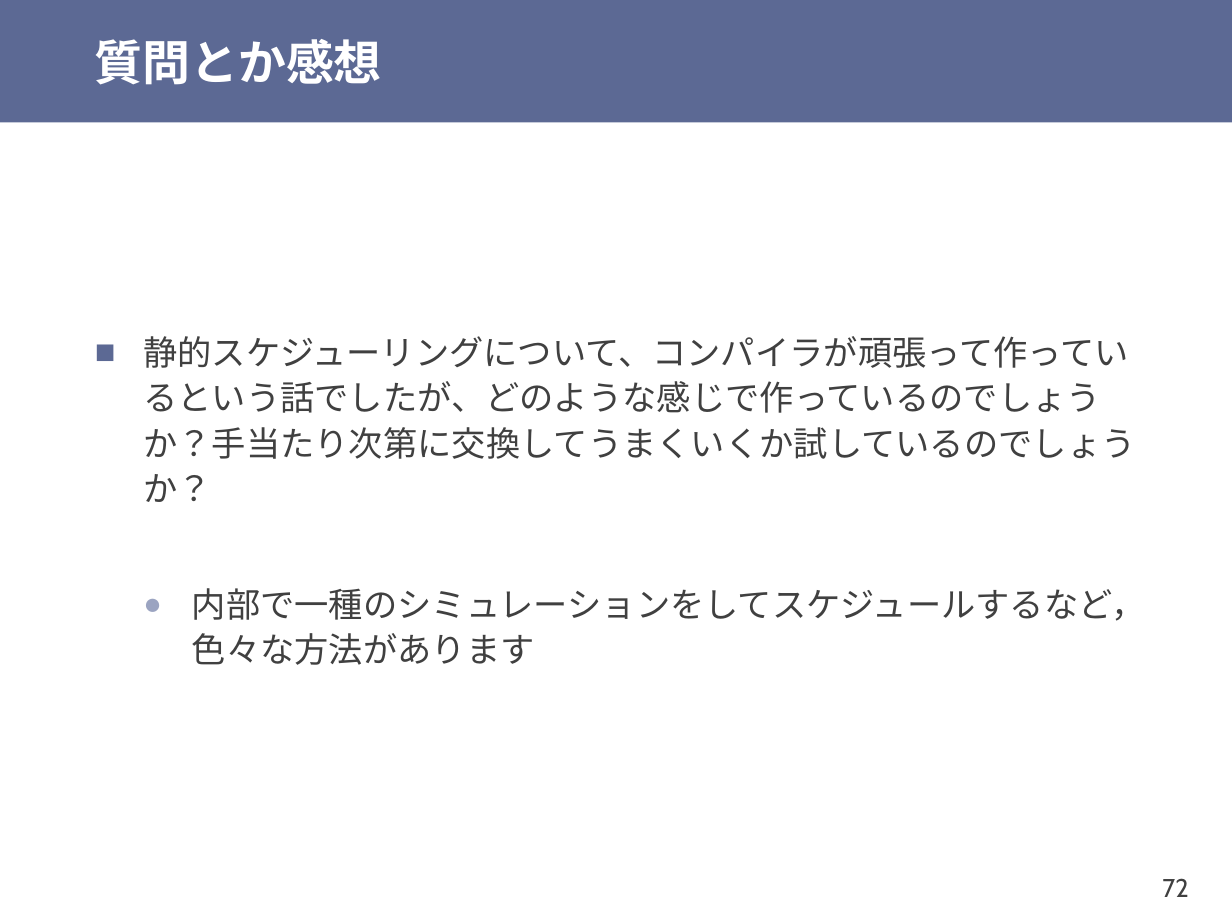
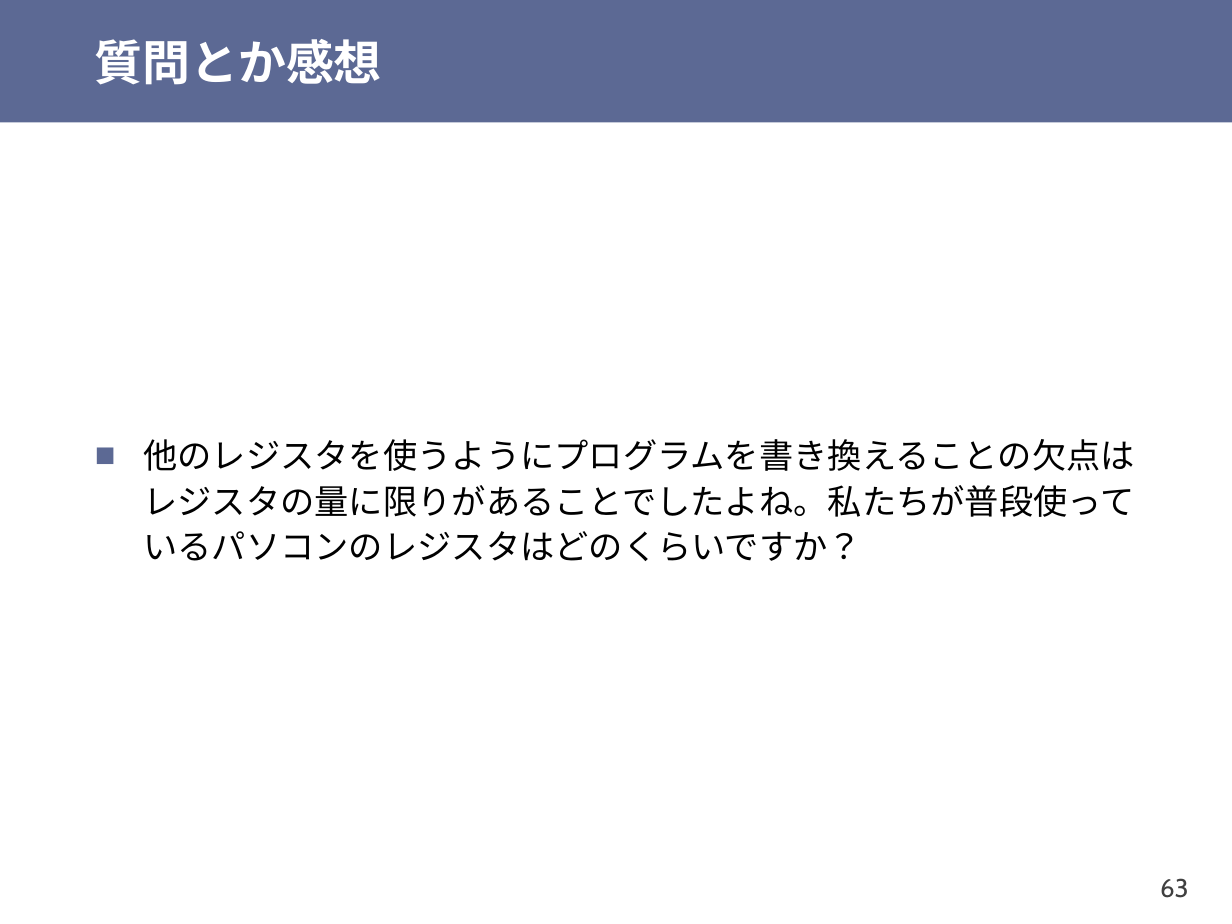
Before and after one commit to shioyadan/otya-computer-architecture-i, a slide deck: slide 63 of cai-shioya-08.pptx (slide 72 before the commit). Drawn at 1232x924 pixels with LibreOffice and Linux fonts; fonts in the diff are those of the drawing. Boxes give left, top, right and bottom in pixels: in the first picture for what was removed or moved away, otherwise in the second. Text is boxed around its words. In the diff, an @@ line names an element or a change of style, - is before the commit and + after.

```diff
--- a/cai-shioya-08.pptx
+++ b/cai-shioya-08.pptx
@@ text at (143,439,1135,561): text changed; font Cabin to Noto Sans CJK JP; text colour #404040 to #000000 @@
-■ 静的スケジューリングについて、コンパイラが頑張って作っているという話でしたが、どのような感じで作っているのでしょうか？手当たり次第に交換してうまくいくか試しているのでしょうか？
-  ● 内部で一種のシミュレーションをしてスケジュールするなど，色々な方法があります
+■ 他のレジスタを使うようにプログラムを書き換えることの欠点はレジスタの量に限りがあることでしたよね。私たちが普段使っているパソコンのレジスタはどのくらいですか？
@@ page number at (1160,878,1189,898): text changed @@
-72
+63
```
Also in this commit, not shown: 24 other slides changed, 5 slides added, 9 slides removed, 1 other file.
